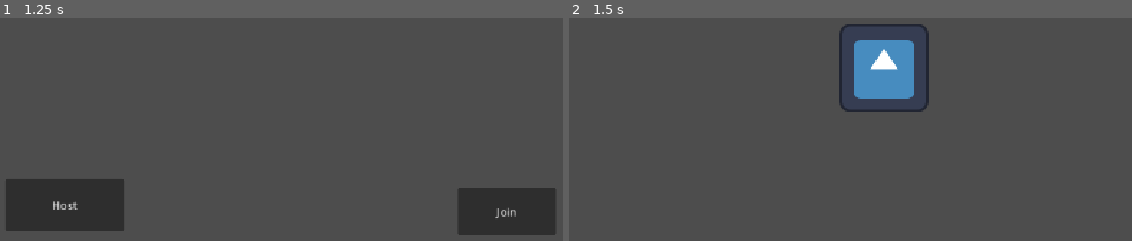
Above: before the commit, frames 1-2 (left to right).
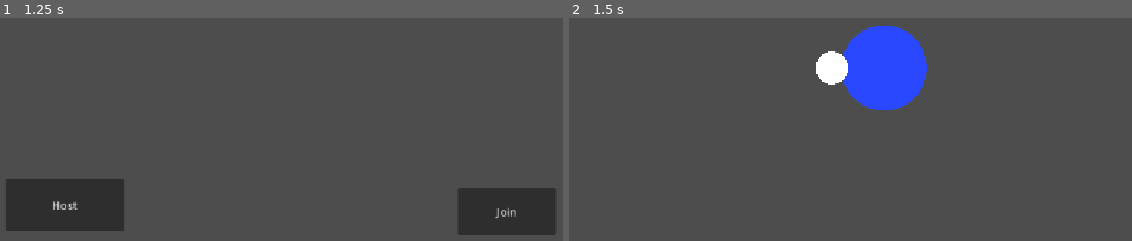
Above: after the commit, the same moments.

Repository: jswanson993/MultiplayerPrototype
Game: Godot game, scene res://main_level.tscn
The game is run twice, just before and just after one commit, with the same random seed, the same clock (stepped at 60 frames per second) and the same inputs. The engine's default icon, where the game draws it, is replaced by a stand-in: a white triangle on a blue panel in a dark square.
Inputs:
- Up to frame 1 (1.25 s): tap Enter at 0.5 s; hold Right (ui_right) from 0.53 s (still down)
- Up to frame 2 (1.5 s): release Right (ui_right) at 1.25 s; click "Host" at 1.25 s

Frame 1 is identical in both runs. In frame 2, 5.9% of the frame differs, in the area x 43-64%, y 2-43%.

Commit message:
Add new icons for players

Diff:
--- /dev/null
+++ b/hand.gd
@@ -0,0 +1,18 @@
+extends Area2D
+
+@export var is_punching = false
+const DAMAGE = 10.0
+
+# Called when the node enters the scene tree for the first time.
+func _ready() -> void:
+	pass # Replace with function body.
+
+
+# Called every frame. 'delta' is the elapsed time since the previous frame.
+func _process(delta: float) -> void:
+	pass
+
+
+func _on_body_entered(body: Node2D) -> void:
+	if(is_punching):
+		body.take_damage(DAMAGE)
--- /dev/null
+++ b/hand.tscn
@@ -0,0 +1,19 @@
+[gd_scene format=3 uid="uid://clfejq3ck7hvc"]
+
+[ext_resource type="Script" uid="uid://cjab7x4aladlq" path="res://hand.gd" id="1_bfasp"]
+[ext_resource type="Texture2D" uid="uid://d1c0cy62irjit" path="res://playerDot.svg" id="1_u4p2i"]
+
+[sub_resource type="CircleShape2D" id="CircleShape2D_6kggx"]
+radius = 23.345236
+
+[node name="Hand" type="Area2D" unique_id=1372749605]
+script = ExtResource("1_bfasp")
+
+[node name="Sprite2D" type="Sprite2D" parent="." unique_id=332174075]
+scale = Vector2(0.1, 0.1)
+texture = ExtResource("1_u4p2i")
+
+[node name="CollisionShape2D" type="CollisionShape2D" parent="." unique_id=1900728231]
+shape = SubResource("CircleShape2D_6kggx")
+
+[connection signal="body_entered" from="." to="." method="_on_body_entered"]
--- a/player.gd
+++ b/player.gd
@@ -1,7 +1,12 @@
 extends CharacterBody2D
 
 const SPEED = 300.0
+const  MAX_HEALTH = 100.0
+var current_health = 0
 var client_input := Vector2.ZERO
+
+func _ready() -> void:
+	current_health = MAX_HEALTH
 
 func _physics_process(_delta):
 # Check if this client actually owns this player node
@@ -53,3 +58,10 @@
 
 	if item != null and item is Node2D:
 		attempt_pickup(item)
+
+func take_damage(damage: float):
+	print_debug("Taking Damage")
+	current_health -= damage;
+	current_health = clamp(0, MAX_HEALTH, current_health)
+	if(current_health == 0):
+		print_debug("Player Dead")
--- a/player.tscn
+++ b/player.tscn
@@ -1,7 +1,8 @@
 [gd_scene format=3 uid="uid://dbiptpnc576os"]
 
-[ext_resource type="Texture2D" uid="uid://cosfisv3mpfiq" path="res://icon.svg" id="1_4flbx"]
 [ext_resource type="Script" uid="uid://g8tdgfsox0y0" path="res://player.gd" id="1_onrkg"]
+[ext_resource type="Texture2D" uid="uid://d1c0cy62irjit" path="res://playerDot.svg" id="2_onrkg"]
+[ext_resource type="PackedScene" uid="uid://clfejq3ck7hvc" path="res://hand.tscn" id="3_i3pqv"]
 
 [sub_resource type="SceneReplicationConfig" id="SceneReplicationConfig_onrkg"]
 properties/0/path = NodePath(".:position")
@@ -9,14 +10,52 @@
 properties/0/replication_mode = 1
 
 [sub_resource type="CircleShape2D" id="CircleShape2D_q8uxy"]
-radius = 64.0
+radius = 62.0
+
+[sub_resource type="Animation" id="Animation_hqtel"]
+length = 0.001
+tracks/0/type = "value"
+tracks/0/imported = false
+tracks/0/enabled = true
+tracks/0/path = NodePath("Hand:position")
+tracks/0/interp = 1
+tracks/0/loop_wrap = true
+tracks/0/keys = {
+"times": PackedFloat32Array(0),
+"transitions": PackedFloat32Array(1),
+"update": 0,
+"values": [Vector2(-75, 0)]
+}
+
+[sub_resource type="Animation" id="Animation_sweqy"]
+resource_name = "punch"
+tracks/0/type = "value"
+tracks/0/imported = false
+tracks/0/enabled = true
+tracks/0/path = NodePath("Hand:position")
+tracks/0/interp = 1
+tracks/0/loop_wrap = true
+tracks/0/keys = {
+"times": PackedFloat32Array(0, 0.5, 1),
+"transitions": PackedFloat32Array(1, 1, 1),
+"update": 0,
+"values": [Vector2(-75, 0), Vector2(-75, -90), Vector2(-75, 0)]
+}
+
+[sub_resource type="AnimationLibrary" id="AnimationLibrary_2hs0m"]
+_data = {
+&"RESET": SubResource("Animation_hqtel"),
+&"punch": SubResource("Animation_sweqy")
+}
 
 [node name="Player" type="CharacterBody2D" unique_id=1576082805]
 motion_mode = 1
 script = ExtResource("1_onrkg")
 
 [node name="Sprite2D" type="Sprite2D" parent="." unique_id=1963528295]
-texture = ExtResource("1_4flbx")
+modulate = Color(0.16078432, 0.28235295, 1, 1)
+scale = Vector2(0.26282048, 0.26282048)
+texture = ExtResource("2_onrkg")
 
 [node name="MultiplayerSynchronizer" type="MultiplayerSynchronizer" parent="." unique_id=1550764943]
 replication_config = SubResource("SceneReplicationConfig_onrkg")
@@ -25,3 +64,10 @@
 shape = SubResource("CircleShape2D_q8uxy")
 
 [node name="Camera2D" type="Camera2D" parent="." unique_id=844935580]
+
+[node name="Hand" parent="." unique_id=2108479099 instance=ExtResource("3_i3pqv")]
+position = Vector2(-75, 0)
+
+[node name="AnimationPlayer" type="AnimationPlayer" parent="Hand" unique_id=744647144]
+root_node = NodePath("../..")
+libraries/ = SubResource("AnimationLibrary_2hs0m")
--- /dev/null
+++ b/playerDot.svg
@@ -0,0 +1,50 @@
+<?xml version="1.0" encoding="UTF-8" standalone="no"?>
+<!-- Created with Inkscape (http://www.inkscape.org/) -->
+
+<svg
+   width="123.78099mm"
+   height="123.78099mm"
+   viewBox="0 0 123.78099 123.78099"
+   version="1.1"
+   id="svg1"
+   xmlns:inkscape="http://www.inkscape.org/namespaces/inkscape"
+   xmlns:sodipodi="http://sodipodi.sourceforge.net/DTD/sodipodi-0.dtd"
+   xmlns="http://www.w3.org/2000/svg"
+   xmlns:svg="http://www.w3.org/2000/svg">
+  <sodipodi:namedview
+     id="namedview1"
+     pagecolor="#505050"
+     bordercolor="#eeeeee"
+     borderopacity="1"
+     inkscape:showpageshadow="0"
+     inkscape:pageopacity="0"
+     inkscape:pagecheckerboard="0"
+     inkscape:deskcolor="#505050"
+     inkscape:document-units="mm">
+    <inkscape:page
+       x="1.5999281e-21"
+       y="8.7301022e-21"
+       width="123.78098"
+       height="123.78098"
+       id="page2"
+       margin="0"
+       bleed="0" />
+  </sodipodi:namedview>
+  <defs
+     id="defs1" />
+  <g
+     inkscape:label="Layer 1"
+     inkscape:groupmode="layer"
+     id="layer1"
+     transform="translate(-57.987483,-109.65584)">
+    <circle
+       style="fill:#ffffff;fill-opacity:1;stroke-width:0.269866"
+       id="path1"
+       cx="119.87797"
+       cy="171.54633"
+       r="61.890488"
+       inkscape:export-filename="playerDot.svg"
+       inkscape:export-xdpi="15.481904"
+       inkscape:export-ydpi="15.481904" />
+  </g>
+</svg>
--- a/project.godot
+++ b/project.godot
@@ -20,6 +20,41 @@
 window/stretch/mode="canvas_items"
 window/stretch/aspect="expand"
 
+[input]
+
+ui_left={
+"deadzone": 0.5,
+"events": [Object(InputEventKey,"resource_local_to_scene":false,"resource_name":"","device":16,"window_id":0,"alt_pressed":false,"shift_pressed":false,"ctrl_pressed":false,"meta_pressed":false,"pressed":false,"keycode":4194319,"physical_keycode":0,"key_label":0,"unicode":0,"location":0,"echo":false,"script":null)
+, Object(InputEventJoypadButton,"resource_local_to_scene":false,"resource_name":"","device":-1,"button_index":13,"pressure":0.0,"pressed":false,"script":null)
+, Object(InputEventJoypadMotion,"resource_local_to_scene":false,"resource_name":"","device":-1,"axis":0,"axis_value":-1.0,"script":null)
+, Object(InputEventKey,"resource_local_to_scene":false,"resource_name":"","device":16,"window_id":0,"alt_pressed":false,"shift_pressed":false,"ctrl_pressed":false,"meta_pressed":false,"pressed":false,"keycode":65,"physical_keycode":0,"key_label":0,"unicode":0,"location":0,"echo":false,"script":null)
+]
+}
+ui_right={
+"deadzone": 0.5,
+"events": [Object(InputEventKey,"resource_local_to_scene":false,"resource_name":"","device":16,"window_id":0,"alt_pressed":false,"shift_pressed":false,"ctrl_pressed":false,"meta_pressed":false,"pressed":false,"keycode":4194321,"physical_keycode":0,"key_label":0,"unicode":0,"location":0,"echo":false,"script":null)
+, Object(InputEventJoypadButton,"resource_local_to_scene":false,"resource_name":"","device":-1,"button_index":14,"pressure":0.0,"pressed":false,"script":null)
+, Object(InputEventJoypadMotion,"resource_local_to_scene":false,"resource_name":"","device":-1,"axis":0,"axis_value":1.0,"script":null)
+, Object(InputEventKey,"resource_local_to_scene":false,"resource_name":"","device":16,"window_id":0,"alt_pressed":false,"shift_pressed":false,"ctrl_pressed":false,"meta_pressed":false,"pressed":false,"keycode":68,"physical_keycode":0,"key_label":0,"unicode":0,"location":0,"echo":false,"script":null)
+]
+}
+ui_up={
+"deadzone": 0.5,
+"events": [Object(InputEventKey,"resource_local_to_scene":false,"resource_name":"","device":16,"window_id":0,"alt_pressed":false,"shift_pressed":false,"ctrl_pressed":false,"meta_pressed":false,"pressed":false,"keycode":4194320,"physical_keycode":0,"key_label":0,"unicode":0,"location":0,"echo":false,"script":null)
+, Object(InputEventJoypadButton,"resource_local_to_scene":false,"resource_name":"","device":-1,"button_index":11,"pressure":0.0,"pressed":false,"script":null)
+, Object(InputEventJoypadMotion,"resource_local_to_scene":false,"resource_name":"","device":-1,"axis":1,"axis_value":-1.0,"script":null)
+, Object(InputEventKey,"resource_local_to_scene":false,"resource_name":"","device":16,"window_id":0,"alt_pressed":false,"shift_pressed":false,"ctrl_pressed":false,"meta_pressed":false,"pressed":false,"keycode":87,"physical_keycode":0,"key_label":0,"unicode":0,"location":0,"echo":false,"script":null)
+]
+}
+ui_down={
+"deadzone": 0.5,
+"events": [Object(InputEventKey,"resource_local_to_scene":false,"resource_name":"","device":16,"window_id":0,"alt_pressed":false,"shift_pressed":false,"ctrl_pressed":false,"meta_pressed":false,"pressed":false,"keycode":4194322,"physical_keycode":0,"key_label":0,"unicode":0,"location":0,"echo":false,"script":null)
+, Object(InputEventJoypadButton,"resource_local_to_scene":false,"resource_name":"","device":-1,"button_index":12,"pressure":0.0,"pressed":false,"script":null)
+, Object(InputEventJoypadMotion,"resource_local_to_scene":false,"resource_name":"","device":-1,"axis":1,"axis_value":1.0,"script":null)
+, Object(InputEventKey,"resource_local_to_scene":false,"resource_name":"","device":16,"window_id":0,"alt_pressed":false,"shift_pressed":false,"ctrl_pressed":false,"meta_pressed":false,"pressed":false,"keycode":83,"physical_keycode":0,"key_label":0,"unicode":0,"location":0,"echo":false,"script":null)
+]
+}
+
 [physics]
 
 3d/physics_engine="Jolt Physics"
Not shown, added: hand.gd.uid
Not shown, added: playerDot.svg.import
